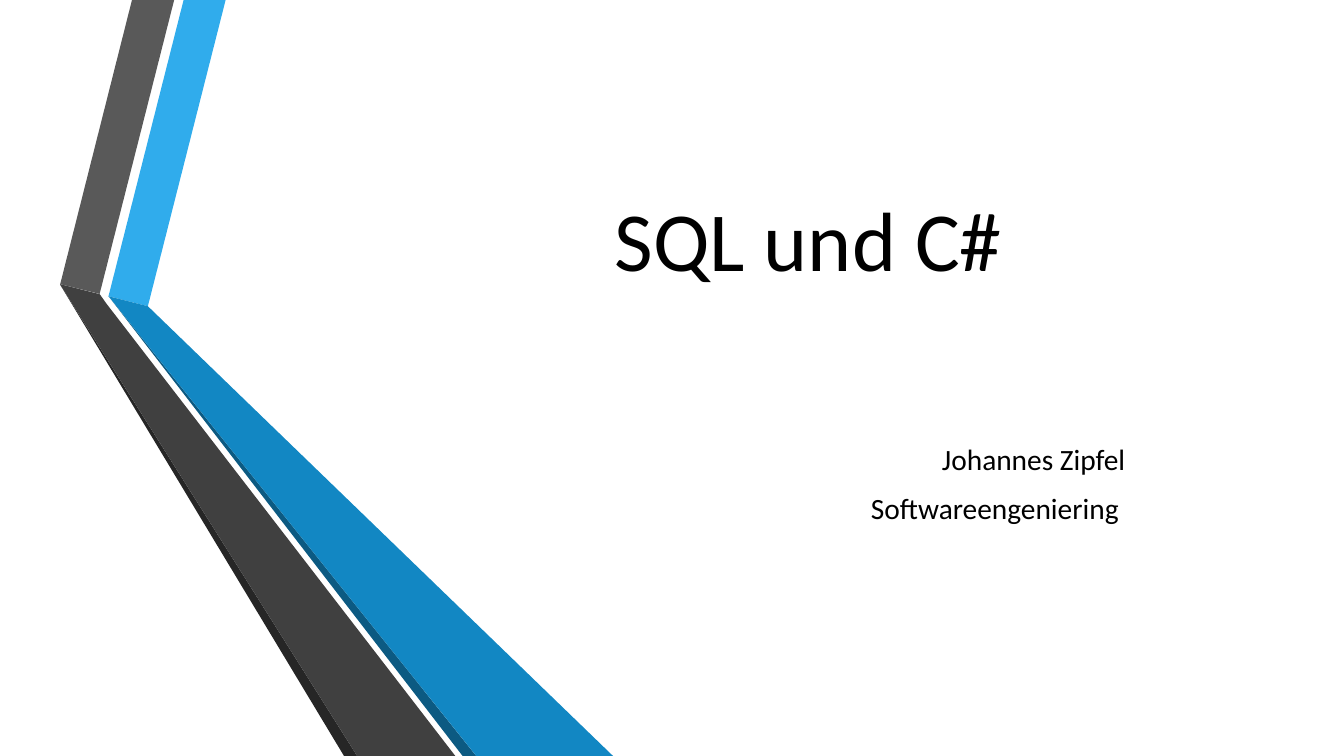
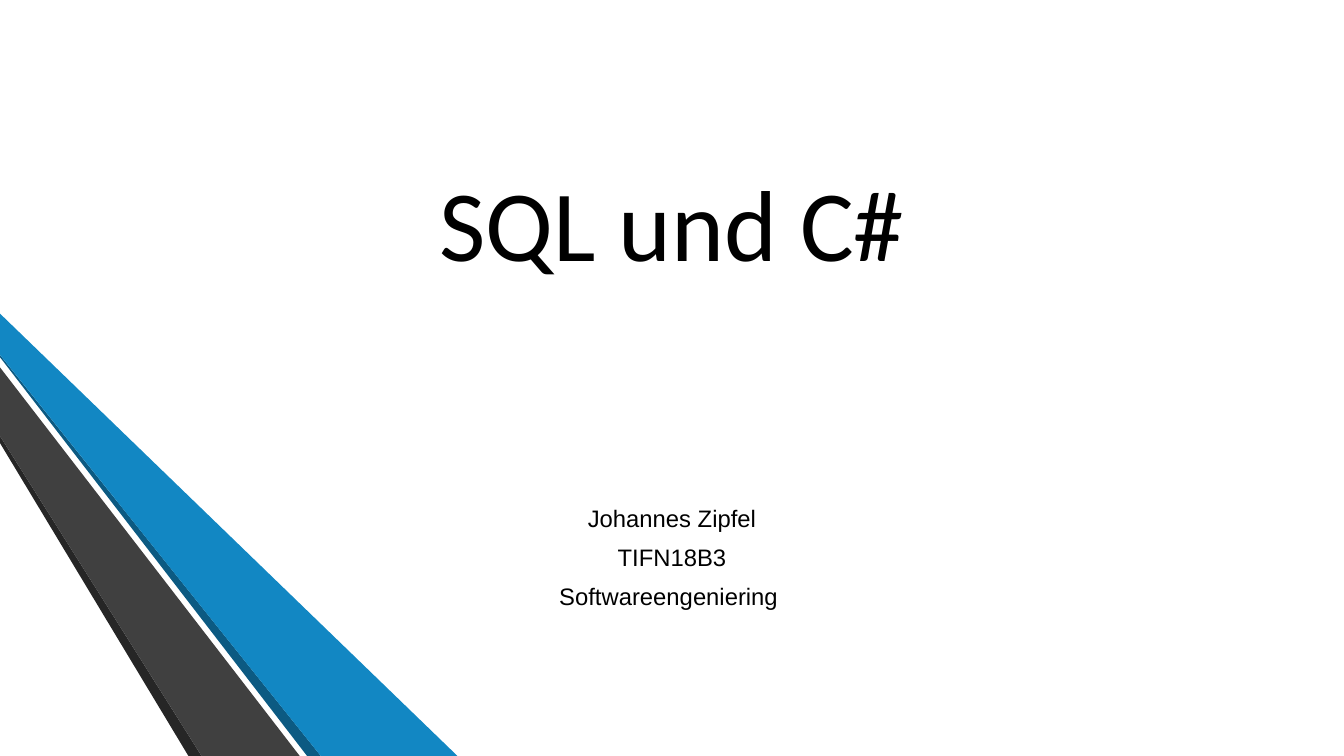
Before and after one commit to johzip/SQL_Presentation, a slide deck: slide 1 of Presentation.pptx. Drawn at 1344x756 pixels with LibreOffice and Linux fonts; fonts in the diff are those of the drawing; background and template pictures are left out. Boxes give left, top, right and bottom in pixels: in the first picture for what was removed or moved away, otherwise in the second. Text is boxed around its words. In the diff, an @@ line names an element or a change of style, - is before the commit and + after.

```diff
--- a/Presentation.pptx
+++ b/Presentation.pptx
@@ rectangle added at [0, 0, 1344, 756], fill #FFFFFF @@
@@ title "SQL und C#": place and size @@
-title "SQL und C#" at [615, 212, 1002, 282]
+title "SQL und C#" at [440, 191, 904, 275]
@@ title "SQL und C#" at [440, 191, 904, 275]: size 60 to 72 pt @@
@@ freeform shape added at [0, 314, 458, 756], fill #1287C3 @@
@@ freeform shape added at [0, 355, 321, 756], fill #0C5A82 @@
@@ freeform shape added at [0, 367, 299, 756], fill #404040 @@
@@ freeform shape added at [0, 437, 202, 756], fill #262626 @@
@@ subtitle "Johannes Zipfel": place and size @@
-subtitle "Johannes Zipfel" at [871, 449, 1125, 524]
+subtitle "Johannes Zipfel" at [559, 509, 777, 610]
@@ subtitle at [559, 509, 777, 610]: size 21 to 17 pt, font Calibri to Arial in "Johannes Zipfel", "Softwareengeniering"; alignment right to centre; line spacing 1 to 0.9 @@
@@ subtitle at [618, 549, 727, 567]: paragraph added @@
+TIFN18B3
```
Also in this commit, not shown: 3 other slides changed, 11 slides added, 2 slides removed, 8 other files.
